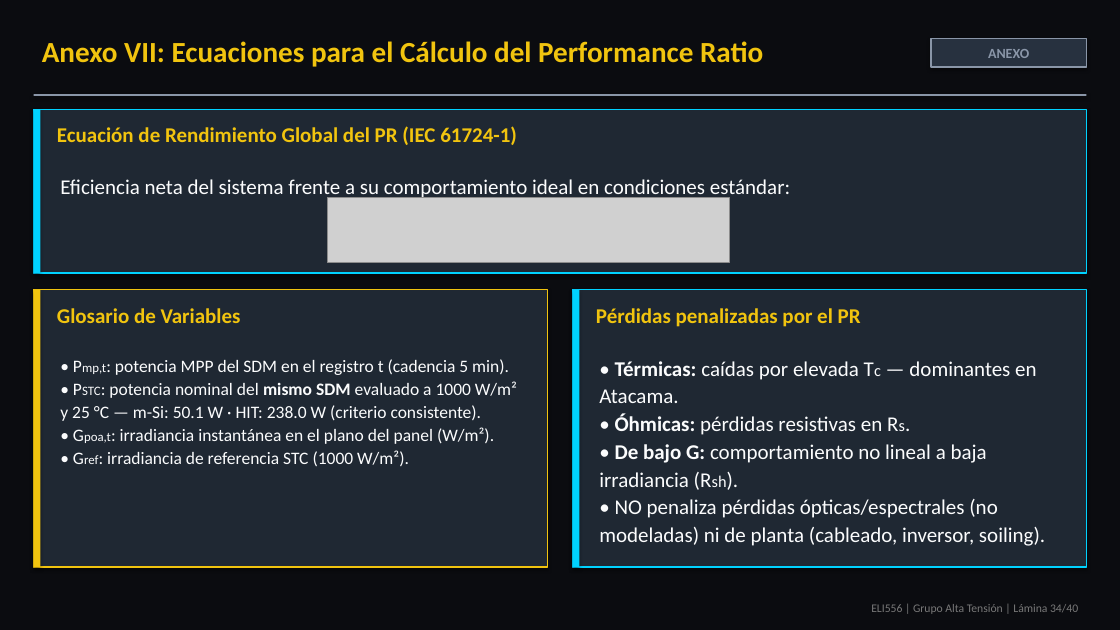
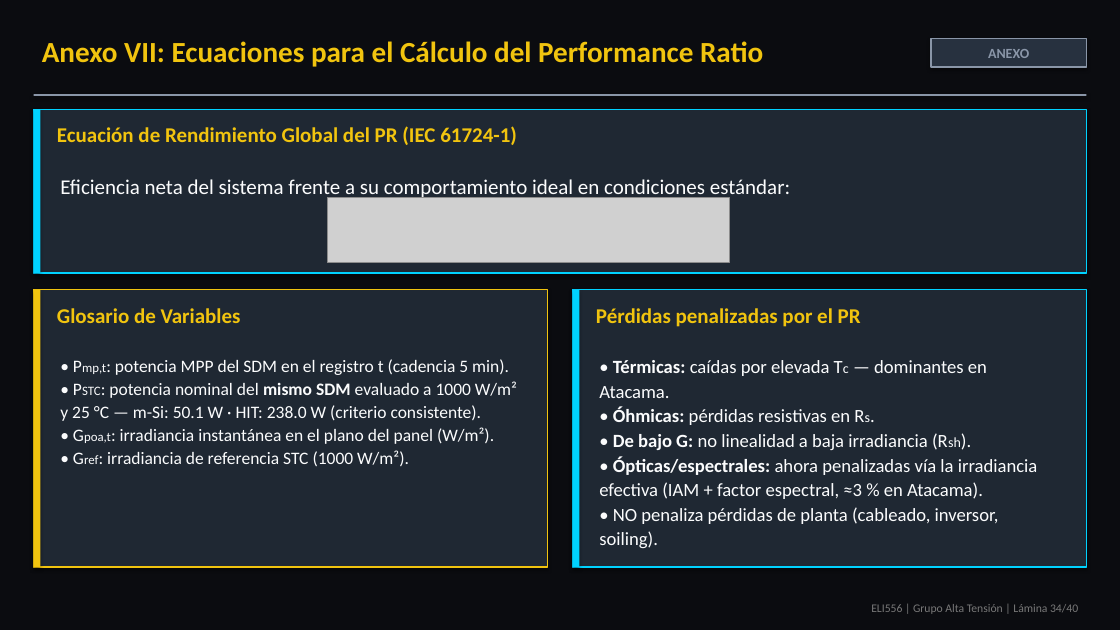
Before and after one commit to theChosen16/t2-paneles, a slide deck: slide 34 of output/Presentacion_Final_ELI556_Atacama_POA_Tarea2_revisado.pptx. Drawn at 1120x630 pixels with LibreOffice and Linux fonts; fonts in the diff are those of the drawing; grey boxes stand for pictures. Boxes give left, top, right and bottom in pixels: in the first picture for what was removed or moved away, otherwise in the second. Text is boxed around its words. In the diff, an @@ line names an element or a change of style, - is before the commit and + after.

```diff
--- a/output/Presentacion_Final_ELI556_Atacama_POA_Tarea2_revisado.pptx
+++ b/output/Presentacion_Final_ELI556_Atacama_POA_Tarea2_revisado.pptx
@@ text at (599, 360, 987, 425): size 18 to 16 pt in "• Térmicas: caídas por elevada Tc — ...", "• Óhmicas: pérdidas resistivas en Rs."; size 14 to 12 pt in "Tc", "Rs." @@
@@ text at (599, 434, 1038, 548): text changed; size 18 to 16 pt @@
-• De bajo G: comportamiento no lineal a baja irradiancia (Rsh).
-• NO penaliza pérdidas ópticas/espectrales (no modeladas) ni de planta (cableado, inversor, soiling).
+• De bajo G: no linealidad a baja irradiancia (Rsh).
+• Ópticas/espectrales: ahora penalizadas vía la irradiancia efectiva (IAM + factor espectral, ≈3 % en Atacama).
+• NO penaliza pérdidas de planta (cableado, inversor, soiling).
```
Also in this commit, not shown: 6 other slides changed, 5 other files.
